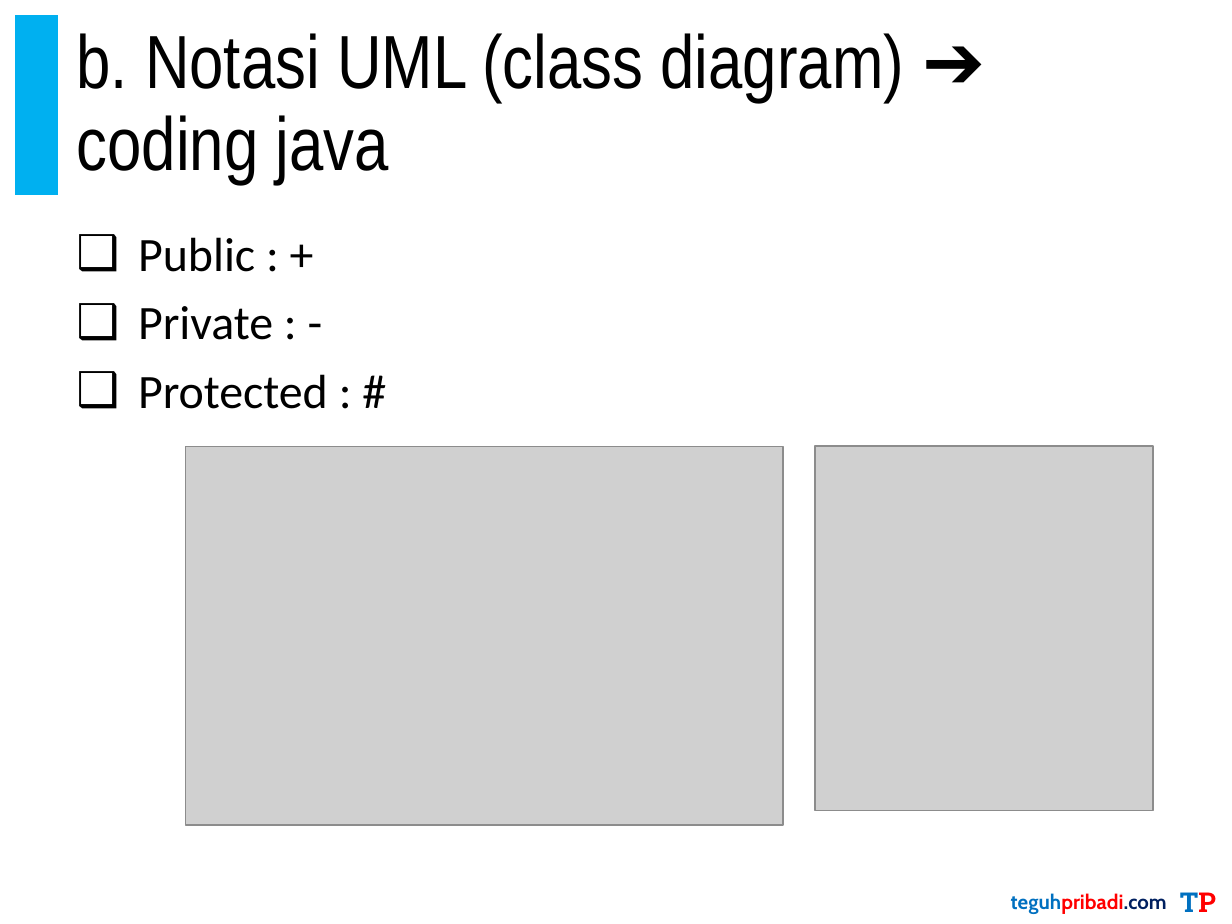
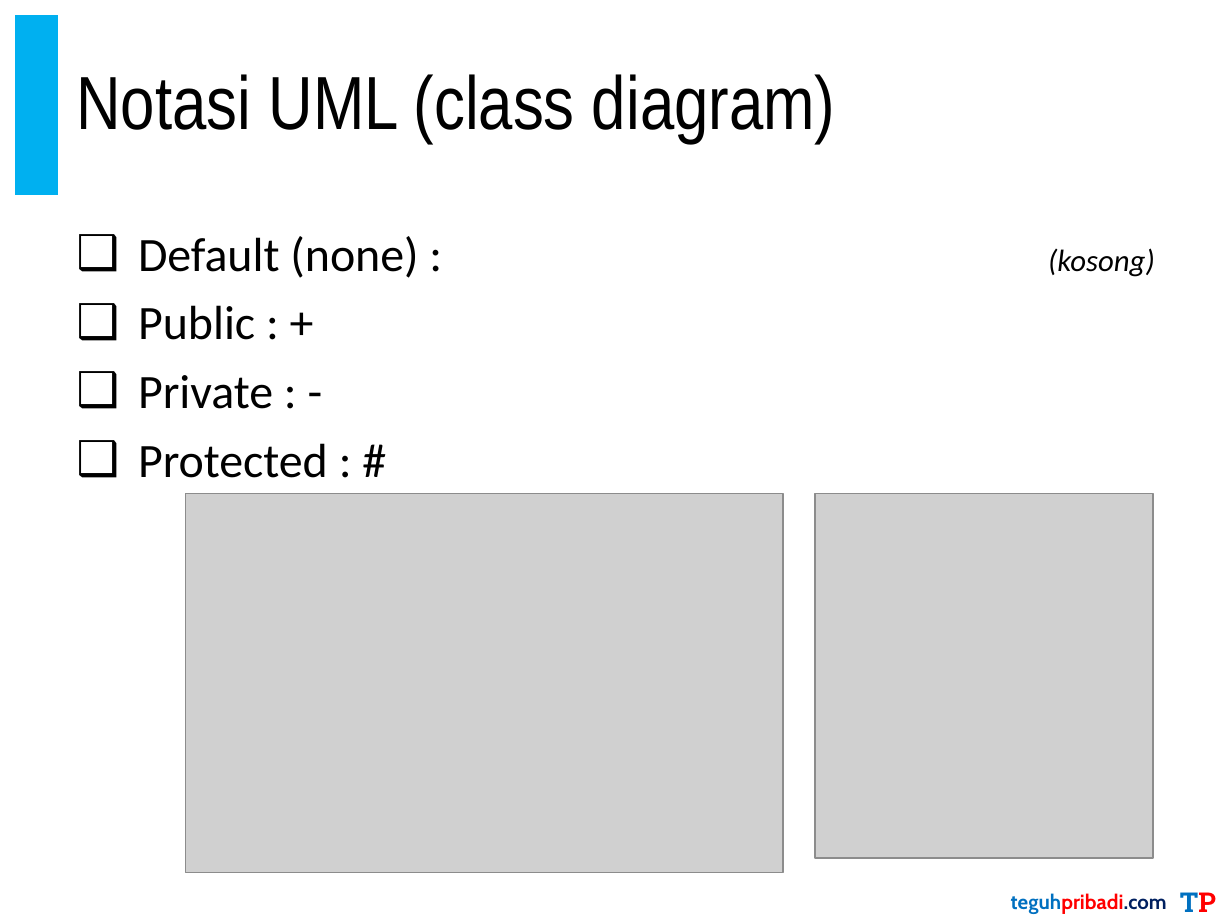
Before and after one commit to pribbadi/PBO-TI20192020-3-4, a slide deck: slide 12 of 1. Bahan Ajar/PribadiTeguh-PBO-TI20192020-3-4-04.Encapsulation.pptx. Drawn at 1232x924 pixels with LibreOffice and Linux fonts; fonts in the diff are those of the drawing; grey boxes stand for pictures. Boxes give left, top, right and bottom in pixels: in the first picture for what was removed or moved away, otherwise in the second. Text is boxed around its words. In the diff, an @@ line names an element or a change of style, - is before the commit and + after.

```diff
--- a/1. Bahan Ajar/PribadiTeguh-PBO-TI20192020-3-4-04.Encapsulation.pptx
+++ b/1. Bahan Ajar/PribadiTeguh-PBO-TI20192020-3-4-04.Encapsulation.pptx
@@ title at box(76, 74, 835, 143): text changed @@
-b. Notasi UML (class diagram) ➔ coding java
+Notasi UML (class diagram)
@@ text at box(138, 236, 418, 278): paragraph added @@
+❑ Default (none) : (kosong)
@@ picture: place and size @@
-picture at box(185, 446, 782, 825)
+picture at box(185, 494, 782, 873)
@@ picture: place and size @@
-picture at box(816, 446, 1153, 811)
+picture at box(816, 494, 1153, 859)
```
Also in this commit, not shown: 4 slides added, 30 other files.
